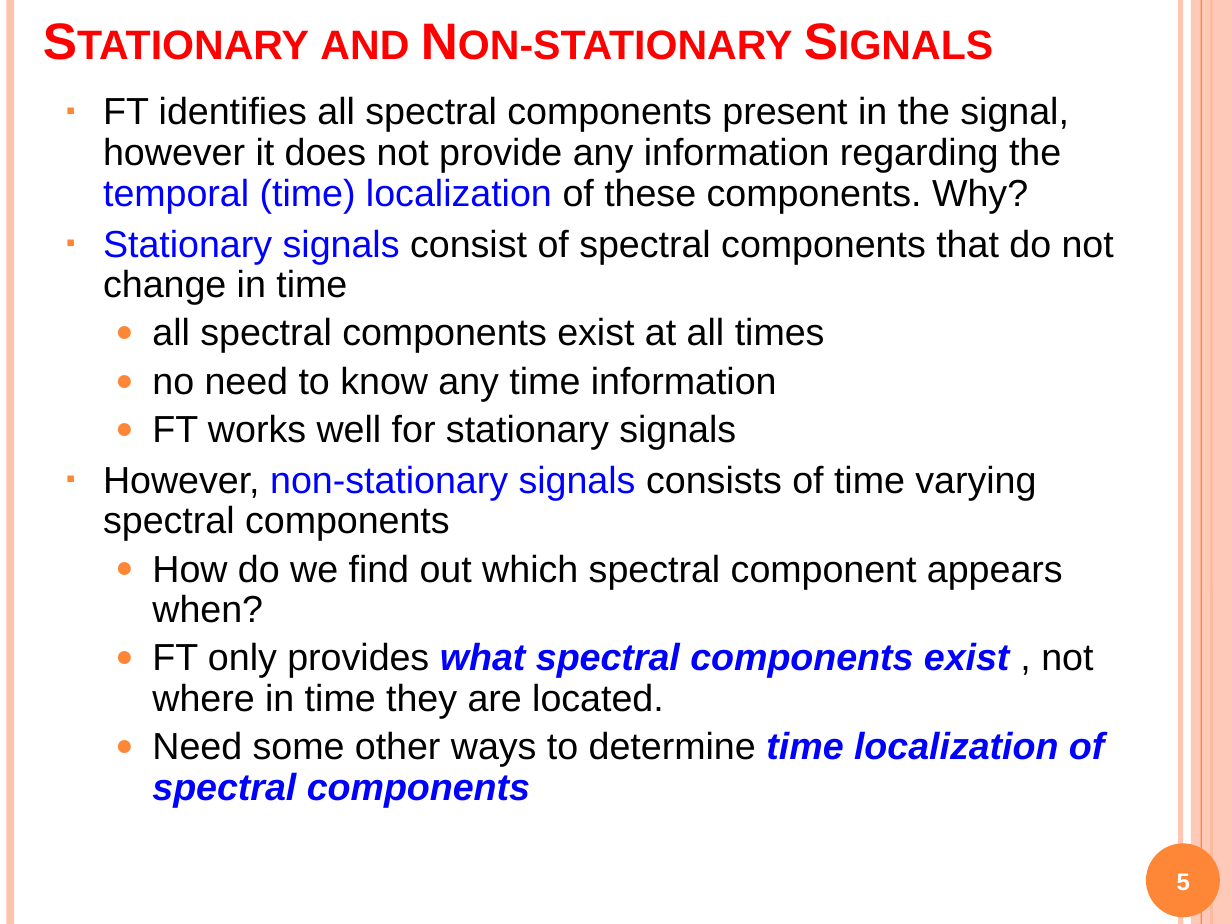
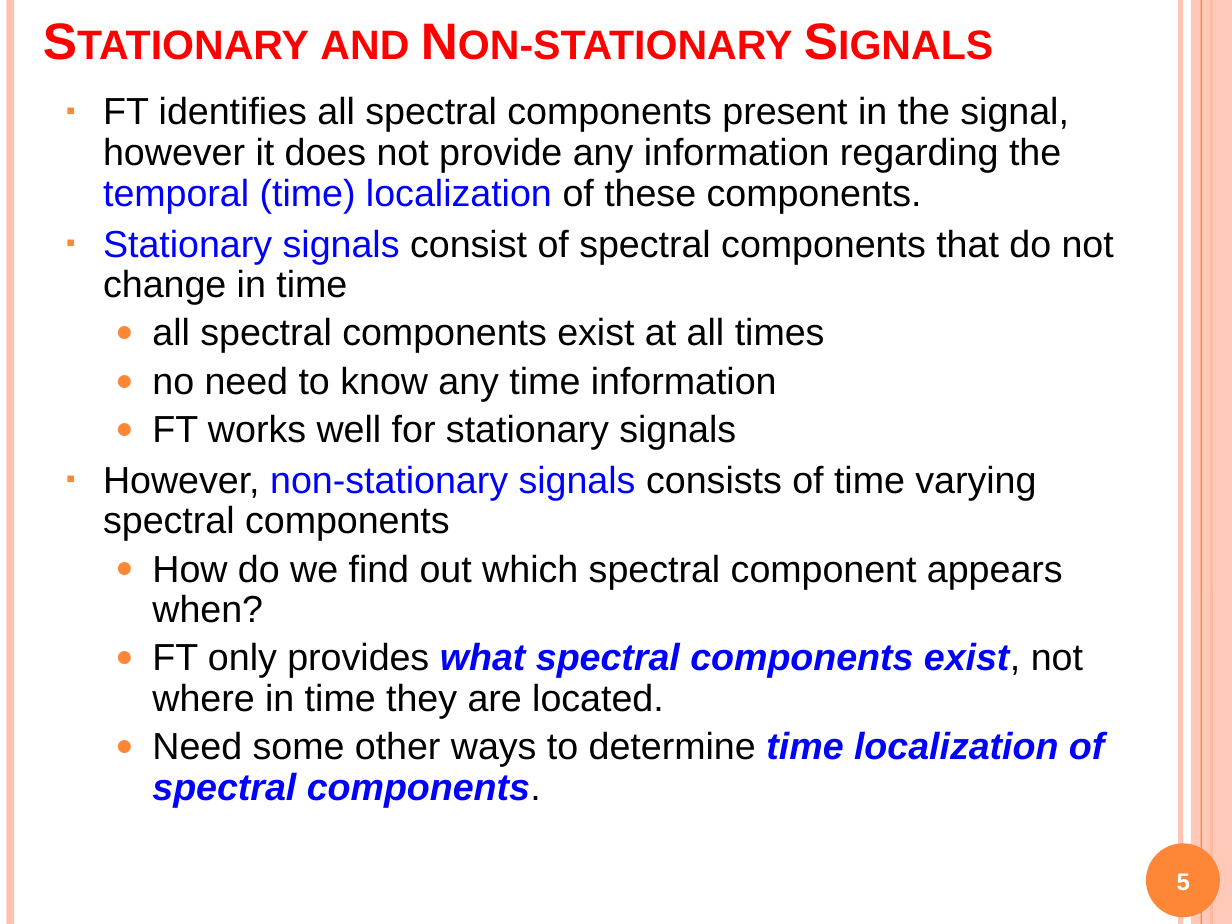
Before and after one commit to Alex7Huynh/dip-g9, a slide deck: slide 5 of 6. PPT/Wavelet transform.pptx. Drawn at 1232x924 pixels with LibreOffice and Linux fonts; fonts in the diff are those of the drawing. Boxes give left, top, right and bottom in pixels: in the first picture for what was removed or moved away, otherwise in the second. Text is boxed around its words. In the diff, an @@ line names an element or a change of style, - is before the commit and + after.

Commit message:
Update slide.

```diff
--- a/6. PPT/Wavelet transform.pptx
+++ b/6. PPT/Wavelet transform.pptx
@@ text at bbox=[103, 96, 1069, 213]: text changed @@
-▪ FT identifies all spectral components present in the signal, however it does not provide any information regarding the temporal (time) localization of these components. Why?
+▪ FT identifies all spectral components present in the signal, however it does not provide any information regarding the temporal (time) localization of these components.
@@ text at bbox=[152, 642, 1104, 807]: text changed @@
-  ● FT only provides what spectral components exist , not where in time they are located.
-  ● Need some other ways to determine time localization of spectral components
+  ● FT only provides what spectral components exist, not where in time they are located.
+  ● Need some other ways to determine time localization of spectral components.
```
Also in this commit, not shown: 21 other slides changed, 27 slides added, 4 slides removed.
